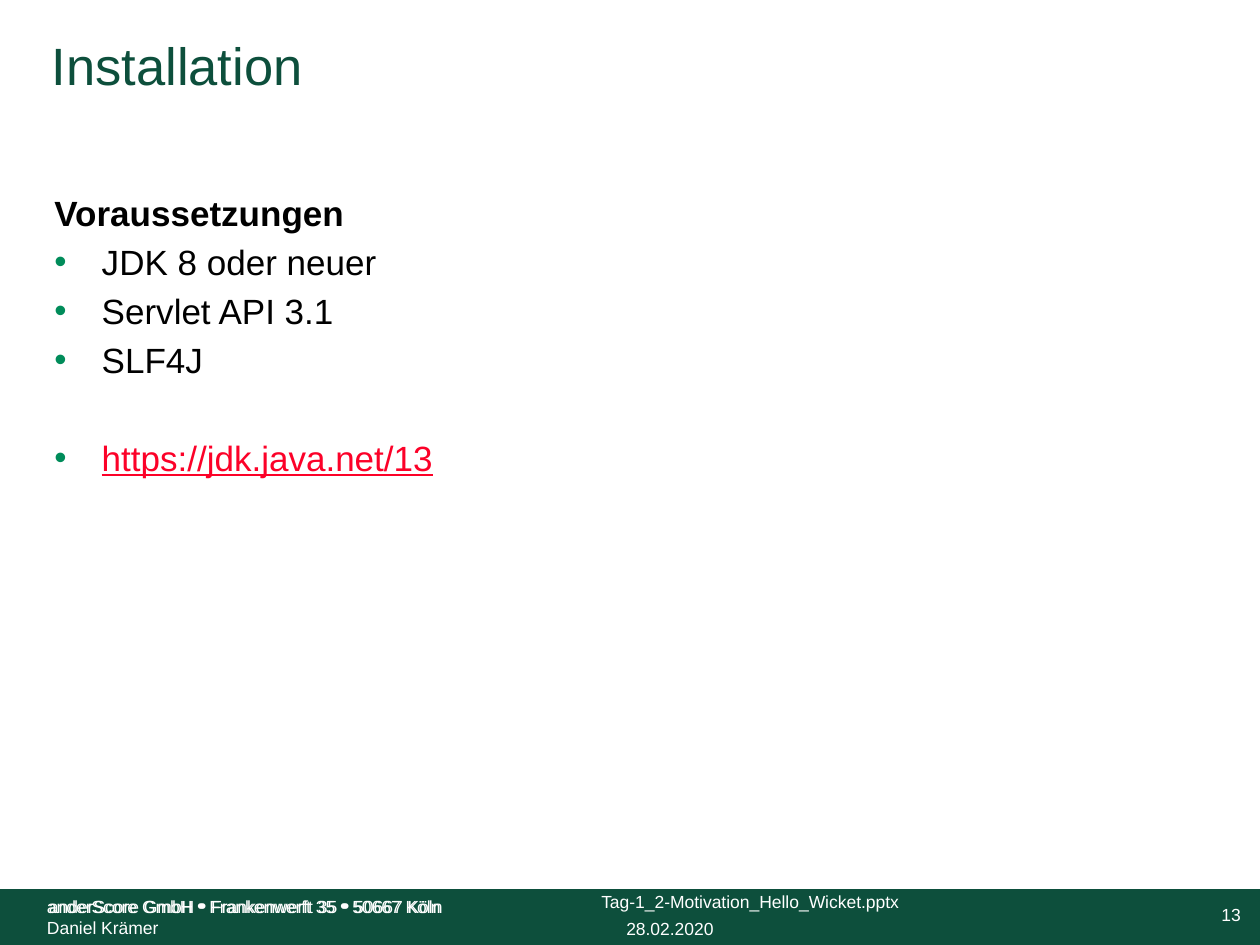
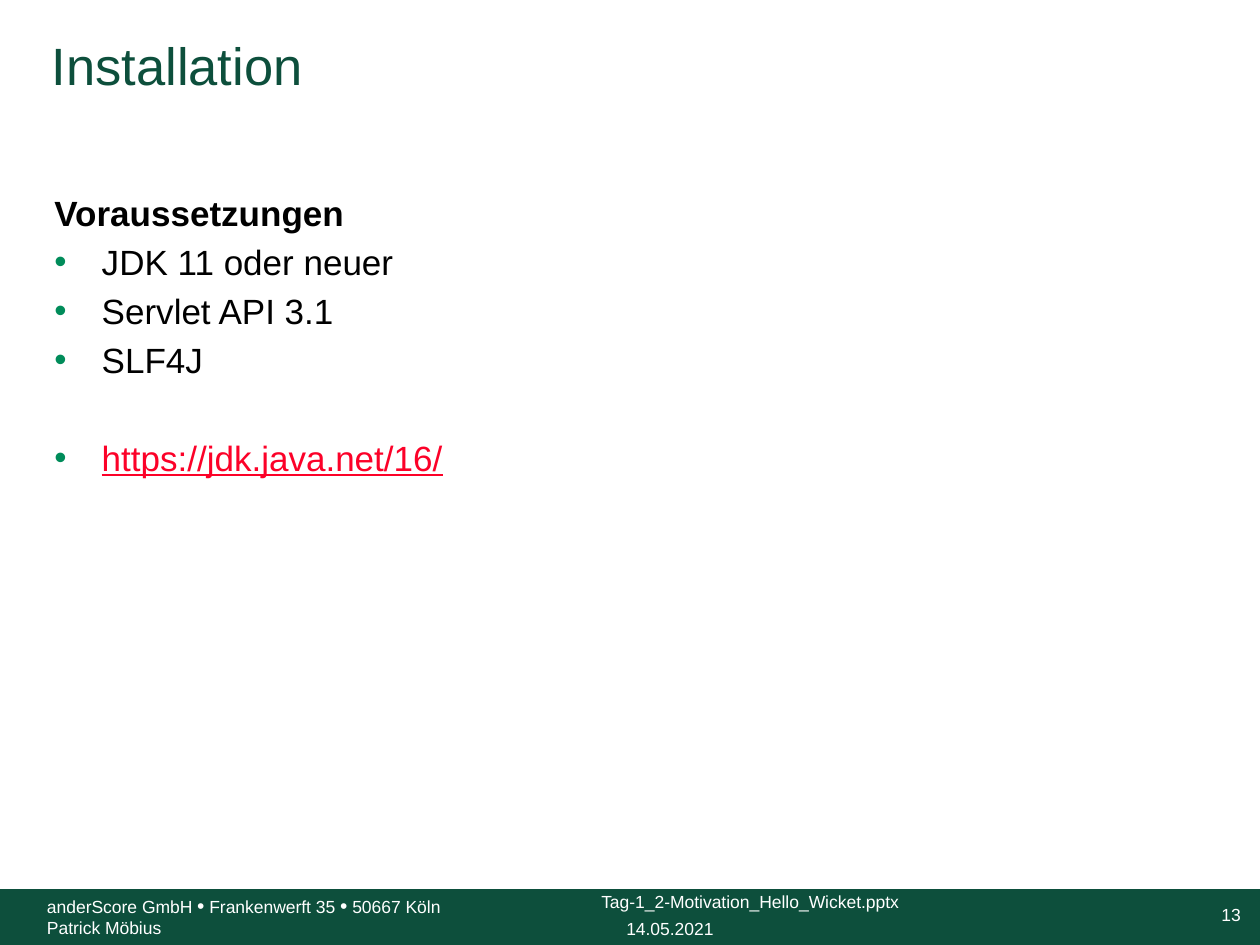
Before and after one commit to anderscore-gmbh/wicket-training, a slide deck: slide 13 of slides/Tag-1_2-Motivation_Hello_Wicket.pptx. Drawn at 1260x945 pixels with LibreOffice and Linux fonts; fonts in the diff are those of the drawing; background and template pictures are left out. Boxes give left, top, right and bottom in pixels: in the first picture for what was removed or moved away, otherwise in the second. Text is boxed around its words. In the diff, an @@ line names an element or a change of style, - is before the commit and + after.

Commit message:
Change author in slides to "Patrick Möbius", change name in pom.xml to match the exercise number, update wicket version from 9.0.0 to 9.3.0

```diff
--- a/slides/Tag-1_2-Motivation_Hello_Wicket.pptx
+++ b/slides/Tag-1_2-Motivation_Hello_Wicket.pptx
@@ text at (x1=102, y1=249, x2=394, y2=276): text changed @@
-• JDK 8 oder neuer
+• JDK 11 oder neuer
@@ text at (x1=102, y1=445, x2=443, y2=478): text changed @@
-• https://jdk.java.net/13
+• https://jdk.java.net/16/
@@ text removed at (x1=47, y1=899, x2=443, y2=934) @@
-anderScore GmbH • Frankenwerft 35 • 50667 Köln
-Daniel Krämer
@@ text at (x1=47, y1=921, x2=161, y2=934): paragraph added @@
+Patrick Möbius
@@ text at (x1=626, y1=922, x2=713, y2=935): text changed @@
-28.02.2020
+14.05.2021
```
Also in this commit, not shown: 24 other slides changed, 35 other files.
